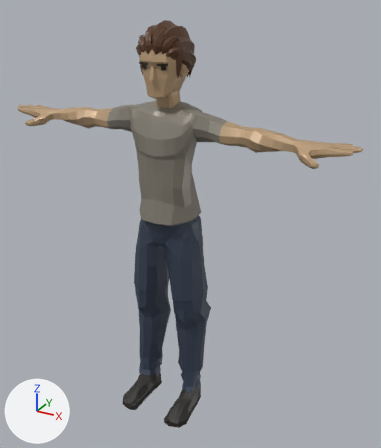
Before and after pictures for a commit that changed the glTF model public/cpx/models/candidates/cand2_quaternius_man_175.glb.
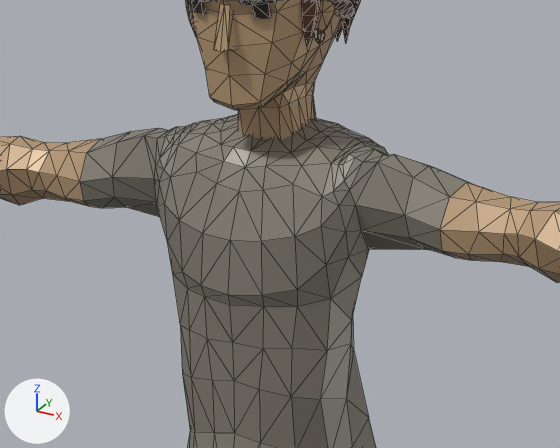
Each version is shown whole from a camera (50 mm lens) standing at (1.124, -1.897, 1.874) and looking at (0.092, -0.02, 0.936), then close up on the part from 22% to 67% of the width and 14% to 46% of the height. Lighting does not change. The marker at lower left points along +X, +Y and +Z. The older version's two pictures come first. The close-ups show mesh edges as thin lines. Where no turn or scale is listed for an object, it has been applied to the vertices. Vertices at exactly the same position are counted once.

Objects in the first close-up: 'Beach_Body', 'Beach_Head'.
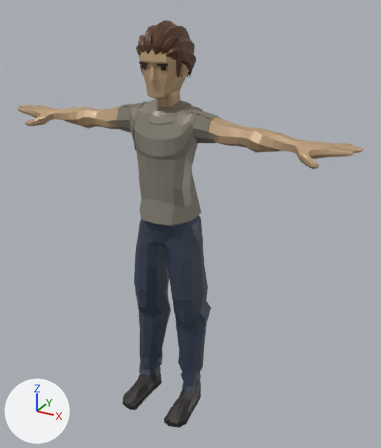
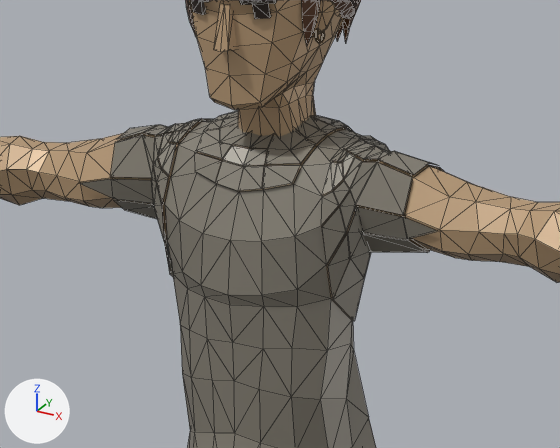
The change, as JSON lines over the scene's bpy script:
```json
{"block": "me_beach_body", "where": "# used by ob_beach_body; location = (0.0, 0.0, 0.0)"}
{"op": "remove", "block": "me_beach_body", "code": "me_beach_body.from_pydata(...)  # 1391 vertices, 2778 faces; spans x -0.8..0.8, y -0.18..0.06, z 0.97..1.47"}
{"op": "add", "block": "me_beach_body", "code": "me_beach_body.from_pydata(...)  # 2129 vertices, 3144 faces; spans x -0.8..0.8, y -0.18..0.06, z 0.97..1.47"}
{"block": "me_beach_body", "change": "me_beach_body part 1: 738 vertices added at x -0.26..0.26, y -0.14..0.03, z 1.22..1.47"}
{"block": "me_beach_body", "change": "me_beach_body part 2: 392 faces spanning x -0.27..0.27, y -0.13..0.03, z 1.23..1.47 switch from mat_shirt (grey #878276) to mat_skin (beige #bb9c79)"}
{"block": "me_beach_body", "change": "other edits to the shape of me_beach_body do not show in these pictures"}
```

Pixel boxes [x1, y1, x2, y2] of what changed, in the close-ups (560 x 448 px):
```json
{"object": "Beach_Body", "change": "reshaped", "before": [0, 114, 560, 448], "after": [0, 111, 560, 448]}
{"part": 1, "of": "me_beach_body", "change": "added", "after": [80, 111, 445, 320]}
{"part": 2, "of": "me_beach_body", "change": "recoloured", "before": [80, 117, 469, 320], "after": [80, 117, 469, 320]}
```
